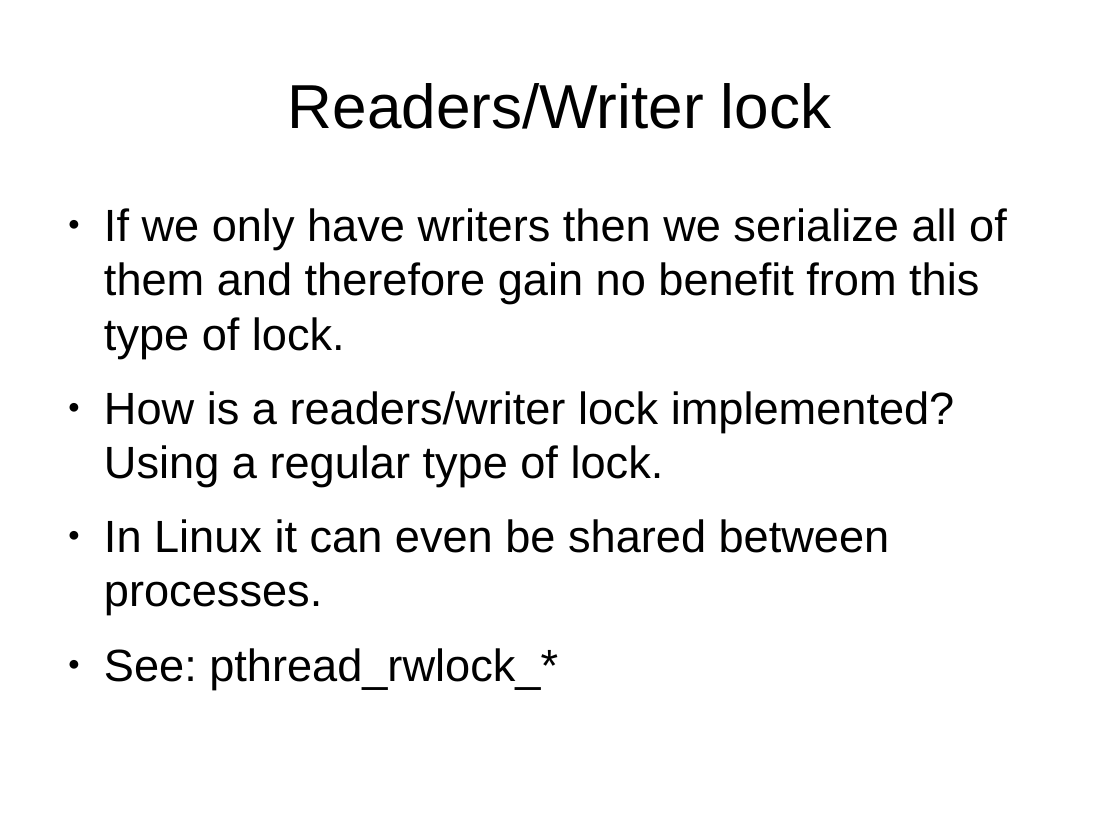
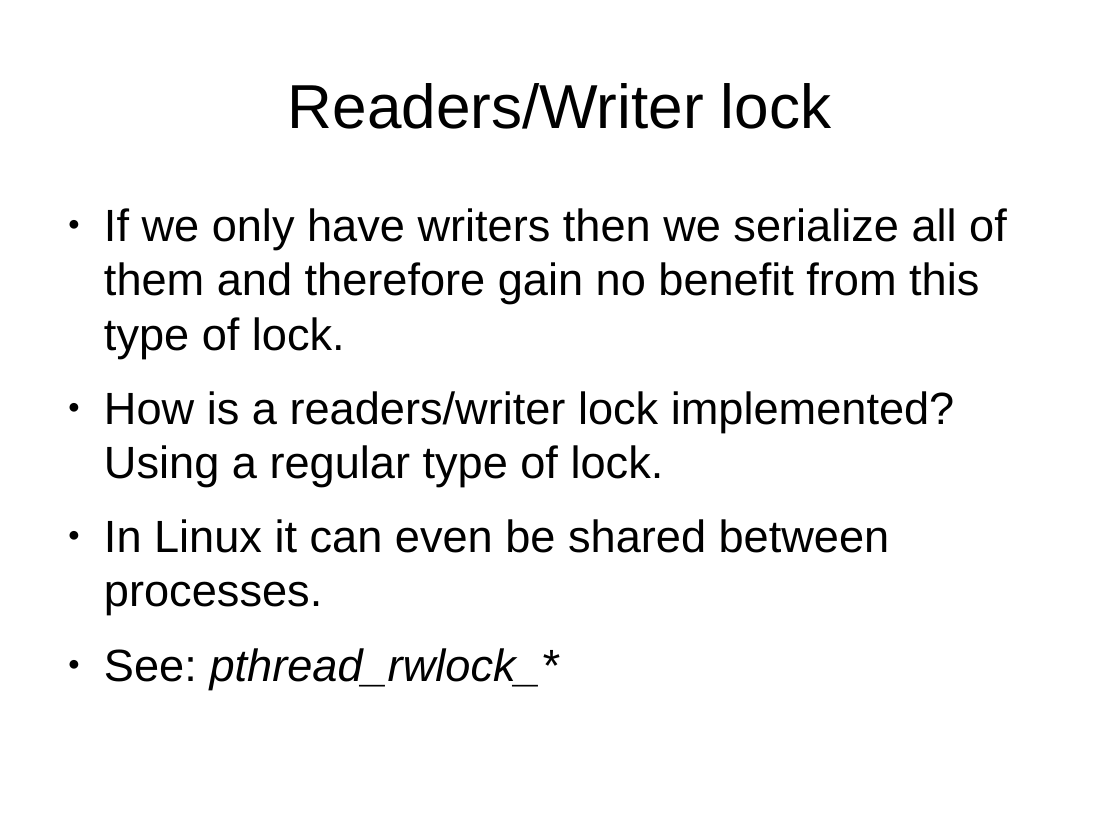
Before and after one commit to veltzer/demos-linux, a slide deck: slide 52 of doc/odp/multicore.odp. Drawn at 1120x840 pixels with LibreOffice and Linux fonts; fonts in the diff are those of the drawing. Boxes give left, top, right and bottom in pixels: in the first picture for what was removed or moved away, otherwise in the second. Text is boxed around its words. In the diff, an @@ line names an element or a change of style, - is before the commit and + after.

```diff
--- a/doc/odp/multicore.odp
+++ b/doc/odp/multicore.odp
@@ text at (104, 648, 559, 689): italic on in "pthread_rwlock_*" @@
```
Also in this commit, not shown: 2 other slides changed, 2 other files.
